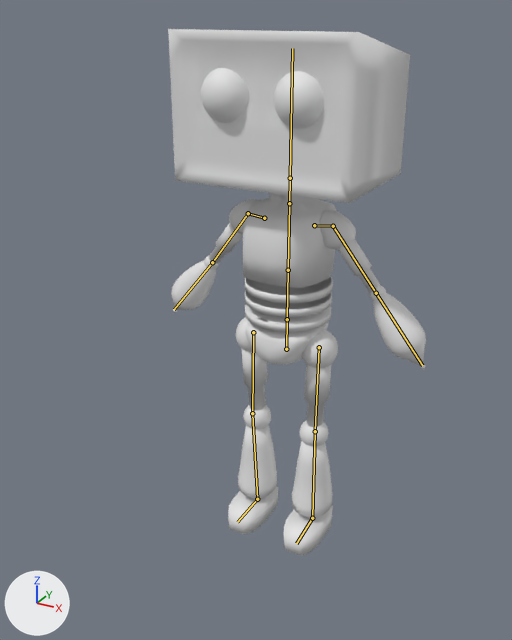
What one commit did to the Blender file BlenderCharacters/Hans/Hans.blend.
Both versions are drawn from a 50 mm lens placed at (6.8, -13.92, 12.7), pointed at (-0.44, -0.75, 6.11). The axes (+X, +Y, +Z) are drawn at lower left. The lights are the same throughout. The bones that bend it are drawn over the model as lines.
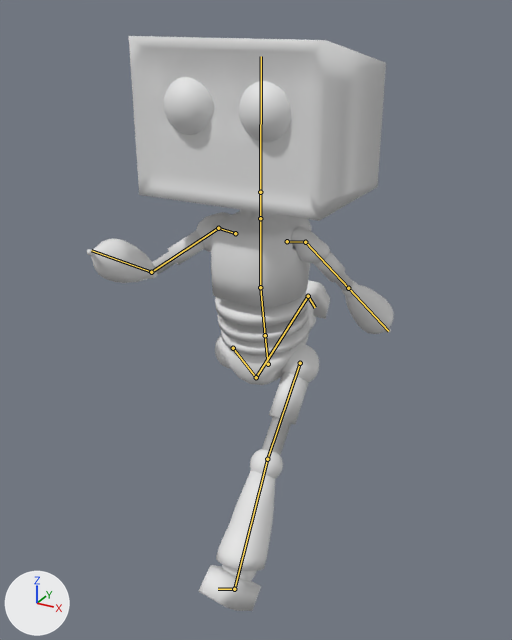
The newer file adds an action. The first version stands in its rest pose; the second is drawn at frame 13 of the action 'ArmatureAction.001'.

What differs and where, as boxes [x1, y1, x2, y2] in the pictures (512 x 640 px):
'Cube', posed (19% wider, 9% taller): before [168, 29, 426, 555]; after [87, 36, 394, 611]

The edits, one by one:
Bone 'MainController' (bone_maincontroller) turns from (0, 0, 0) to (9, 1, 1) degrees about its own x, y and z.
Bone 'Arm.Controller.R' (bone_arm_controller_r) moves from (0.0, 0.0, 0.0) to (0.99, -0.48, -1.95).
Bone 'Leg.Contoller.R' (bone_leg_contoller_r) moves from (0.0, 0.0, 0.0) to (1.59, -3.8, 0.02).
Bone 'Leg.Contoller.R' (bone_leg_contoller_r) turns from (0, 0, 0) to (-3, -7, 53) degrees about its own x, y and z.
Bone 'Arm.Controller.L' (bone_arm_controller_l) moves from (0.0, 0.0, 0.0) to (1.88, -3.14, 2.37).
Bone 'Arm.Controller.L' (bone_arm_controller_l) turns from (0, 0, 0) to (13, 14, -27) degrees about its own x, y and z.
Bone 'Leg.Contoller.L' (bone_leg_contoller_l) moves from (0.0, 0.0, 0.0) to (-4.49, 3.72, 0.14).
Bone 'Leg.Contoller.L' (bone_leg_contoller_l) turns from (0, 0, 0) to (-7, -5, 130) degrees about its own x, y and z.
